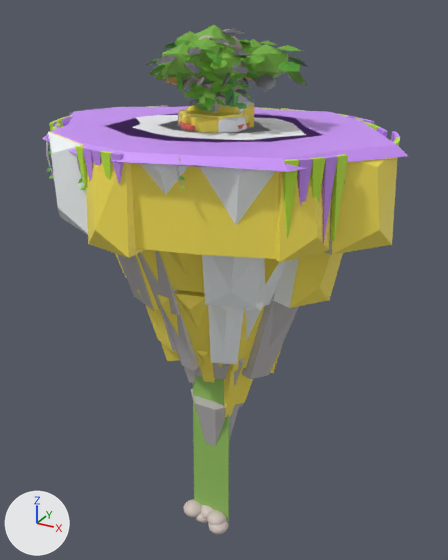
The FBX model exports/TowerOfPets/Floor1/Floor1_Assets.fbx as it was, and as the next commit left it.
Before and after are seen from a 50 mm camera at (75.9, -133.6, 26.4) aimed at (-5.9, 15.1, -47.9). Every picture has the same lights, and +X, +Y and +Z are marked at lower left. The first picture is the older version.

Before the edit, the objects in view are built like this:
```python
ob_large_island_006 = bpy.data.objects.new('Large_Island.006', me_large_island)
ob_large_island_006.location = (0.0, 0.0, 0.0)
ob_medium_island_012 = bpy.data.objects.new('Medium_Island.012', me_medium_island)
ob_medium_island_012.location = (0.0, 0.0, 0.0)
ob_rock_large_864 = bpy.data.objects.new('Rock_Large.864', me_rock_large)
ob_rock_large_864.location = (0.0, 0.0, 0.0)
ob_ruin_arch_026 = bpy.data.objects.new('Ruin_Arch.026', me_ruin_arch)
ob_ruin_arch_026.location = (0.0, 0.0, 0.0)
ob_tree_large_low_1568 = bpy.data.objects.new('Tree_Large_Low.1568', me_tree_large_low)
ob_tree_large_low_1568.location = (0.0, 0.0, 0.0)
ob_tree_large_mystic_556 = bpy.data.objects.new('Tree_Large_Mystic.556', me_tree_large_mystic)
ob_tree_large_mystic_556.location = (0.0, 0.0, 0.0)
ob_tree_medium_mystic_386 = bpy.data.objects.new('Tree_Medium_Mystic.386', me_tree_medium_mystic)
ob_tree_medium_mystic_386.location = (0.0, 0.0, 0.0)
ob_waterfall_large_009 = bpy.data.objects.new('Waterfall_Large.009', me_waterfall_large)
ob_waterfall_large_009.location = (0.0, 0.0, 0.0)
# also in view: 'Tree_Small_Low.557' at (0.0, -0.6, 6.2)
```
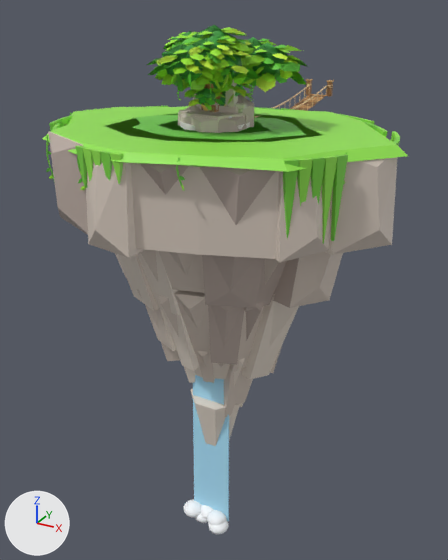
Not visible in the pictures: 'Stone_Planter.003'.

Boxes [x1, y1, x2, y2] around the edits, measured in the pictures (448 x 560 px):
'Tree_Large_Low.1568', surface changed: [147, 25, 307, 112] in both
'Tree_Large_High.006', added (green): after [156, 27, 301, 112]
'Bridge_Long.002', added: after [201, 79, 334, 117]
'Tree_Medium_Mystic.386', surface changed: [174, 45, 241, 90] in both
'Tree_Medium_High.007', added (mostly hidden): after [174, 79, 256, 98]
'Verdant_Banner_Pole.005', added (mostly hidden): after [201, 94, 225, 111]
'Castle_Lantern.013', added (mostly hidden): after [209, 103, 220, 112]
part 1 of me_large_island, surface changed: [42, 106, 408, 446] in both
part 2 of me_waterfall_large, surface changed (green to blue): [184, 375, 229, 534] in both
part 3 of me_tree_medium_mystic, surface changed: before [165, 44, 256, 90]
part 4 of me_rock_large, surface changed: [178, 109, 249, 133] in both
part 5 of me_tree_large_low, surface changed: before [147, 25, 307, 112]; after [147, 25, 307, 94]
part 6 of me_ruin_arch, surface changed: [193, 79, 238, 110] in both

Patch to the scene script:
```diff
--- a/exports/TowerOfPets/Floor1/Floor1_Assets.fbx.py
+++ b/exports/TowerOfPets/Floor1/Floor1_Assets.fbx.py
@@ me_rock_large @@
 me_rock_large.from_pydata(...)  # 162 vertices, 288 faces; spans x -9.3..9.4, y -9.4..10.7, z -10.8..3.6
+# me_rock_large part 4: texture (UV) coordinates of 288 of 288 faces, centred in x -8.8..8.7, y -8.6..9.8, z -8.6..3.6, changed; they spanned u 0.06..0.31, v 0.69..0.69 and now span u 0.06..0.31, v 0.56..0.56
 me_rock_large.materials.append(mat_f1_palette)
@@ me_waterfall_large @@
 me_waterfall_large.from_pydata(...)  # 388 vertices, 706 faces; spans x -8.7..7.1, y -9.8..8.0, z -123.2..0.5
+# me_waterfall_large part 2: texture (UV) coordinates of 706 of 706 faces, centred in x -8.6..7.1, y -9.5..8.0, z -123.0..0.3, changed; they spanned u 0.31..0.81, v 0.31..0.94 and now span u 0.19..0.81, v 0.06..0.94
 me_waterfall_large.materials.append(mat_f1_palette)
@@ me_large_island @@
 me_large_island.from_pydata(...)  # 1756 vertices, 2984 faces; spans x -48.2..47.2, y -37.2..36.8, z -110.4..0.1
+# me_large_island part 1: texture (UV) coordinates of 2984 of 2984 faces, centred in x -47.7..45.1, y -35.9..35.9, z -88.3..0.1, changed; they spanned u 0.06..0.94, v 0.31..0.81 and now span u 0.06..0.94, v 0.06..0.69
 me_large_island.materials.append(mat_f1_palette)
@@ me_ruin_arch @@
 me_ruin_arch.from_pydata(...)  # 84 vertices, 178 faces; spans x -6.0..6.0, y -1.5..1.5, z 0.0..14.7
+# me_ruin_arch part 6: texture (UV) coordinates of 178 of 178 faces, centred in x -6.0..6.0, y -1.5..1.5, z 0.0..14.61, changed; they spanned u 0.69..0.81, v 0.44..0.44 and now span u 0.06..0.19, v 0.19..0.19
 me_ruin_arch.materials.append(mat_f1_palette)
@@ ob_tree_large_low_1568 @@
-ob_tree_large_low_1568 = bpy.data.objects.new('Tree_Large_Low.1568', me_tree_large_low)
+ob_tree_large_low_1568 = bpy.data.objects.new('Tree_Large_Low.1568', me_tree_large_mystic)
 ob_tree_large_low_1568.location = (0.0, 0.0, 0.0)
@@ ob_tree_medium_mystic_386 @@
-ob_tree_medium_mystic_386 = bpy.data.objects.new('Tree_Medium_Mystic.386', me_tree_medium_mystic)
+ob_tree_medium_mystic_386 = bpy.data.objects.new('Tree_Medium_Mystic.386', me_tree_medium_low)
 ob_tree_medium_mystic_386.location = (0.0, 0.0, 0.0)
@@ ob_tree_medium_high_007 @@
+ob_tree_medium_high_007 = bpy.data.objects.new('Tree_Medium_High.007', me_tree_medium_high)  # 1898 vertices, 2964 faces; spans x -9.4..8.9, y -10.6..12.1, z -0.4..19.3; in mat_f1_palette (picture img_floor1_palette_png)
+ob_tree_medium_high_007.location = (0.0, 0.0, 0.0)
@@ ob_bridge_long_002 @@
+ob_bridge_long_002 = bpy.data.objects.new('Bridge_Long.002', me_bridge_long)  # 2592 vertices, 3920 faces; spans x -4.7..4.7, y -0.9..70.9, z -4.5..4.4; in mat_f1_palette (picture img_floor1_palette_png)
+ob_bridge_long_002.location = (0.0, 0.0, 0.0)
@@ ob_castle_lantern_013 @@
+ob_castle_lantern_013 = bpy.data.objects.new('Castle_Lantern.013', me_castle_lantern)  # 228 vertices, 400 faces; spans x -1.7..1.7, y -1.7..1.7, z 0.0..11.0; in mat_f1_palette (picture img_floor1_palette_png)
+ob_castle_lantern_013.location = (0.0, 0.0, 0.0)
@@ ob_stone_planter_003 @@
+ob_stone_planter_003 = bpy.data.objects.new('Stone_Planter.003', me_stone_planter)  # 1588 vertices, 2764 faces; spans x -6.5..6.5, y -4.5..4.5, z 0.0..3.38; in mat_f1_palette (picture img_floor1_palette_png)
+ob_stone_planter_003.location = (0.0, 0.0, 0.0)
@@ ob_verdant_banner_pole_005 @@
+ob_verdant_banner_pole_005 = bpy.data.objects.new('Verdant_Banner_Pole.005', me_verdant_banner_pole)  # 109 vertices, 206 faces; spans x -5.2..5.2, y -1.3..1.3, z 0.0..19.4; in mat_f1_palette (picture img_floor1_palette_png)
+ob_verdant_banner_pole_005.location = (0.0, 0.0, 0.0)
@@ ob_tree_large_high_006 @@
+ob_tree_large_high_006 = bpy.data.objects.new('Tree_Large_High.006', me_tree_large_high)  # 3978 vertices, 6204 faces; spans x -17.2..19.9, y -18.7..15.3, z -0.4..22.3; in mat_f1_palette (picture img_floor1_palette_png)
+ob_tree_large_high_006.location = (0.0, 0.0, 0.0)
```
